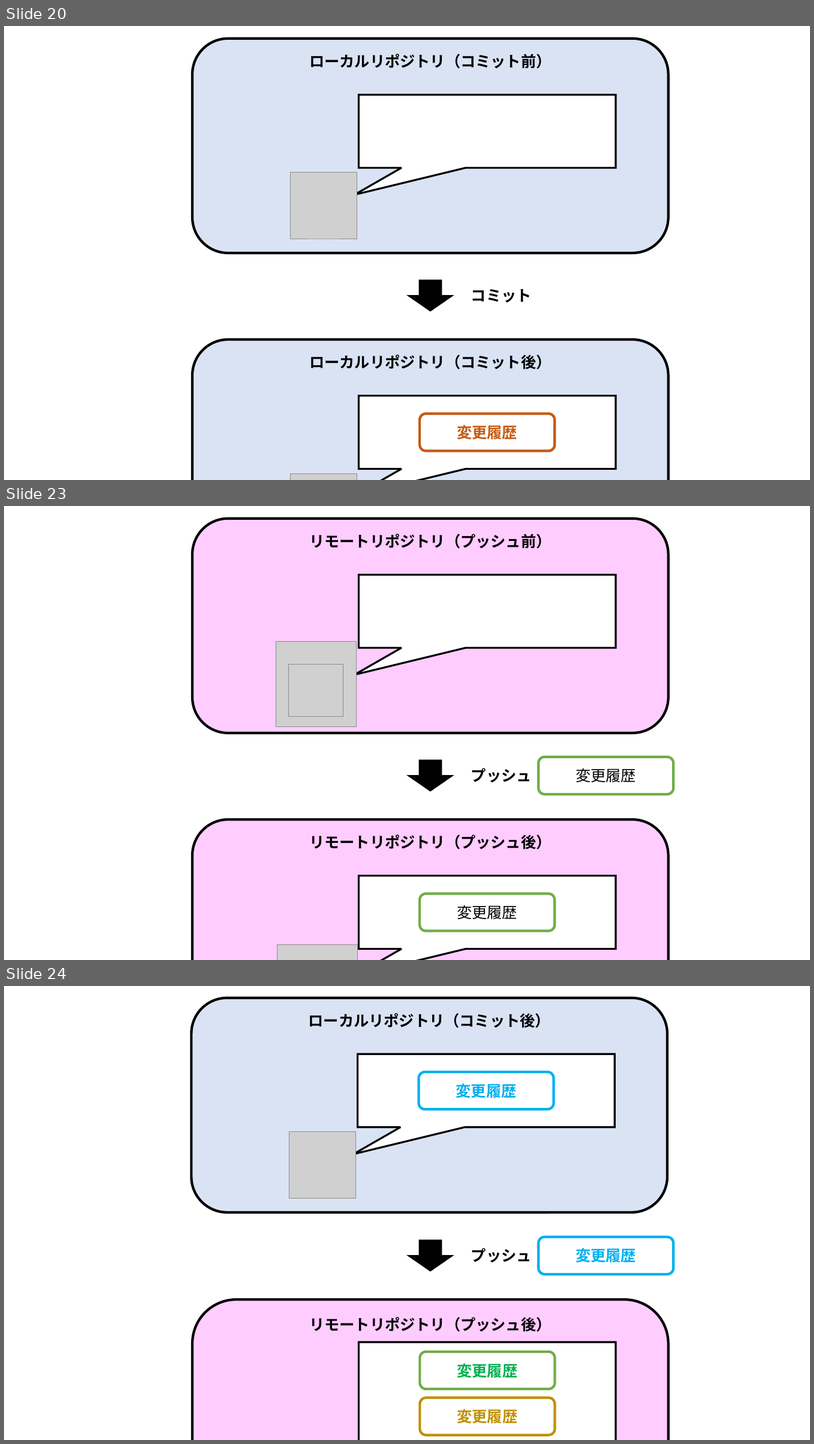
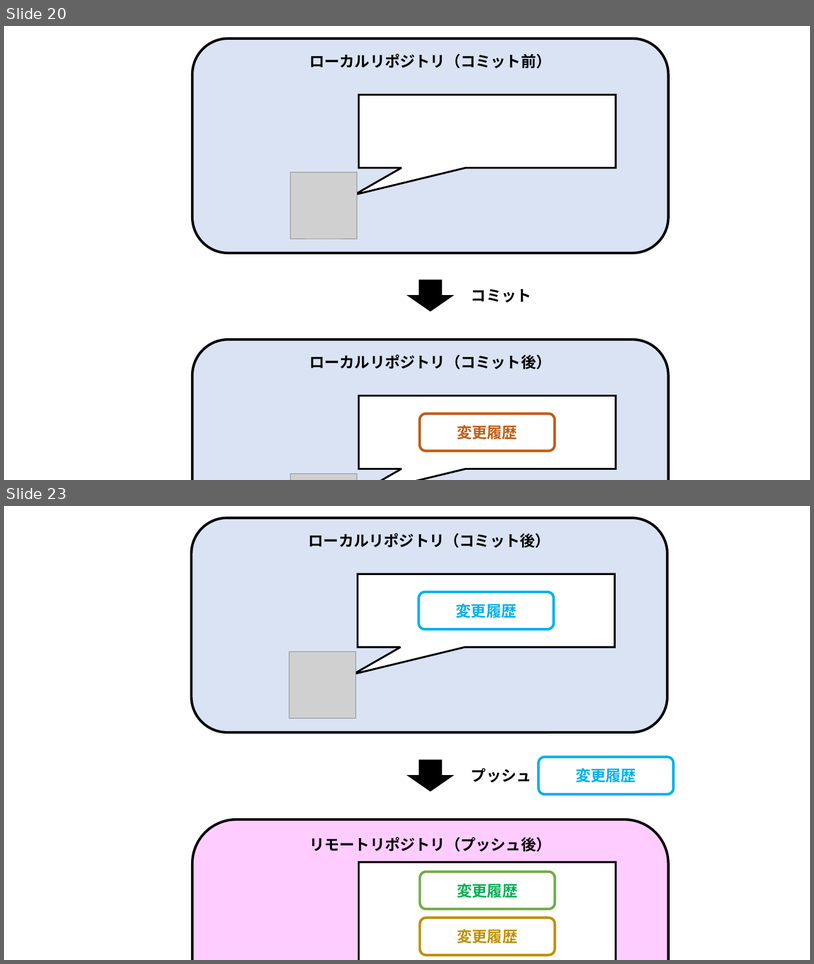
Before and after one commit to nishida2073/ai_navive, a slide deck: 01_テキスト/Git入門_図.pptx. Shown one above the other, each under a label of ours: slides 20, 23 and 24 before the commit, slides 20 and 23 after it; the slides between them are not shown. The pictures are 814x1444 and 814x964 pixels, drawn with LibreOffice and Linux fonts; fonts in the diff are those of the drawing; grey boxes stand for pictures; background and template pictures are left out. Boxes give left, top, right and bottom in pixels: in the first picture for what was removed or moved away, otherwise in the second. Text is boxed around its words. In the diff, an @@ line names an element or a change of style, - is before the commit and + after.

```diff
--- a/01_テキスト/Git入門_図.pptx
+++ b/01_テキスト/Git入門_図.pptx
@@ slide 23 removed at (4,506,810,960), background #FFFFFF @@
@@ rounded rectangle removed at (193,519,669,733) @@
-リモートリポジトリ（プッシュ前）
@@ speech box removed at (359,574,616,648) @@
@@ picture removed at (276,641,357,727) @@
@@ picture removed at (289,664,344,717) @@
@@ rounded rectangle removed at (539,757,674,795) @@
-変更履歴
@@ right arrow removed at (408,760,453,790) @@
@@ text removed at (471,768,532,783) @@
-プッシュ
@@ rounded rectangle removed at (193,819,669,960) @@
-リモートリポジトリ（プッシュ後）
@@ speech box removed at (359,876,616,949) @@
@@ rounded rectangle removed at (420,893,555,931) @@
-変更履歴
@@ picture removed at (278,945,358,960) @@
@@ what was slide 24 is now slide 23 @@
```
Also in this commit, not shown: 4 slides changed, 1 other file.
